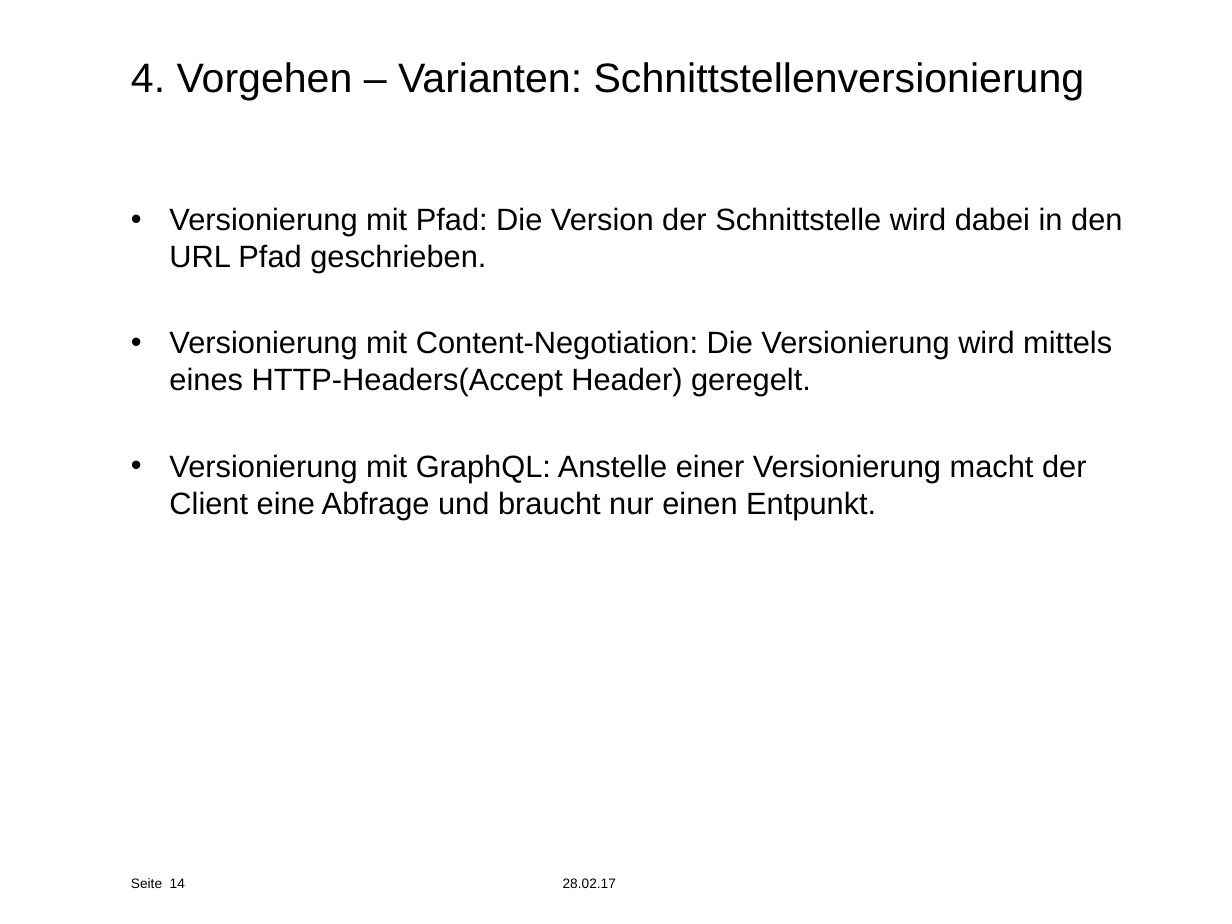
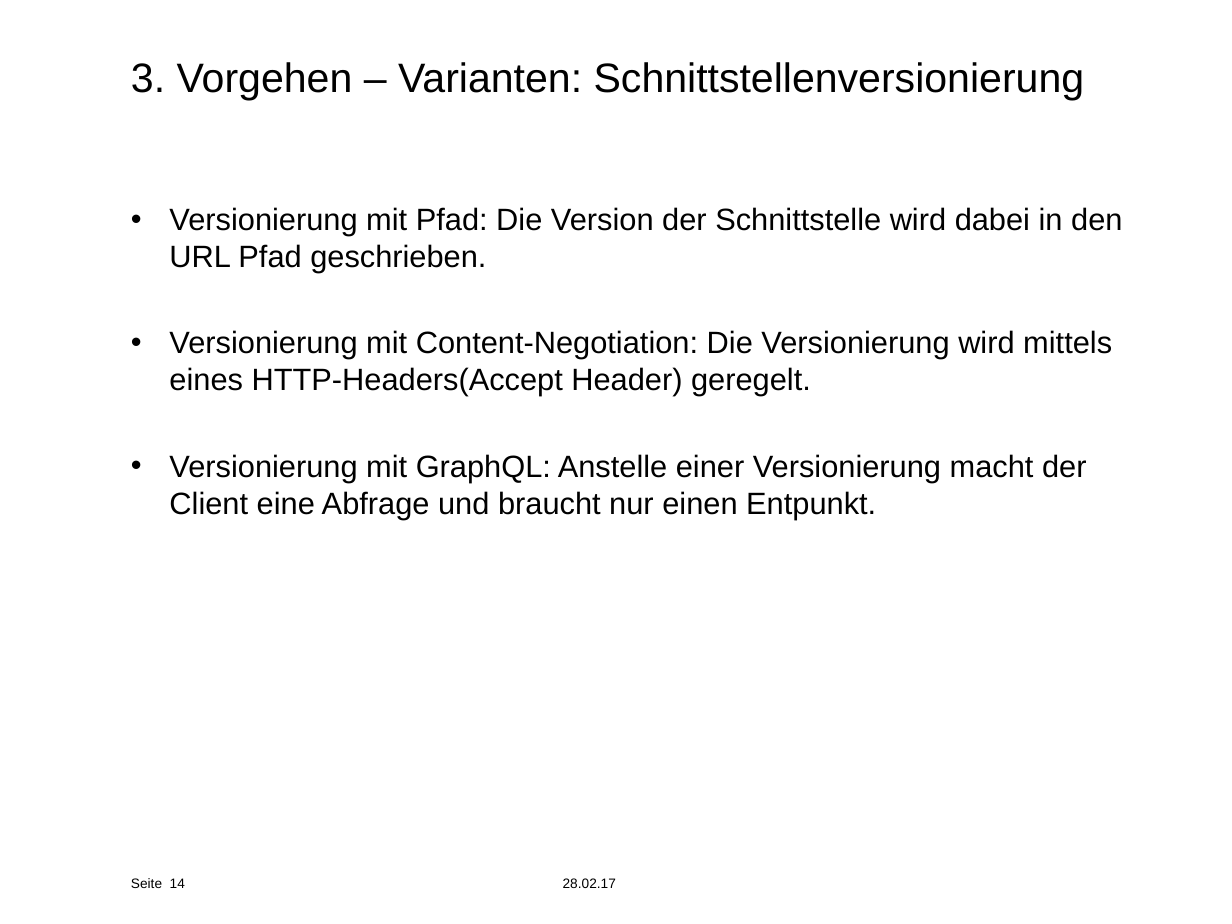
Before and after one commit to effusion/masterthesis, a slide deck: slide 14 of masterthesis_presentation.pptx. Drawn at 1232x924 pixels with LibreOffice and Linux fonts; fonts in the diff are those of the drawing; background and template pictures are left out. Boxes give left, top, right and bottom in pixels: in the first picture for what was removed or moved away, otherwise in the second. Text is boxed around its words. In the diff, an @@ line names an element or a change of style, - is before the commit and + after.

```diff
--- a/masterthesis_presentation.pptx
+++ b/masterthesis_presentation.pptx
@@ title at [131,62,1085,100]: text changed @@
-4. Vorgehen – Varianten: Schnittstellenversionierung
+3. Vorgehen – Varianten: Schnittstellenversionierung
```
Also in this commit, not shown: 23 other slides changed, 7 slides added, 1 slide removed, 2 other files.
